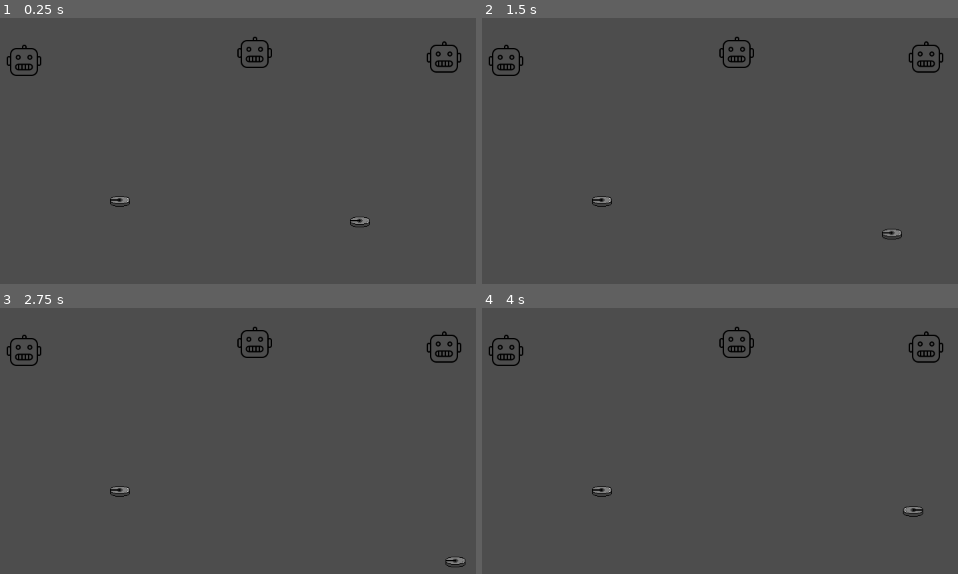
Above: before the commit, frames 1-4 (two rows, left to right).
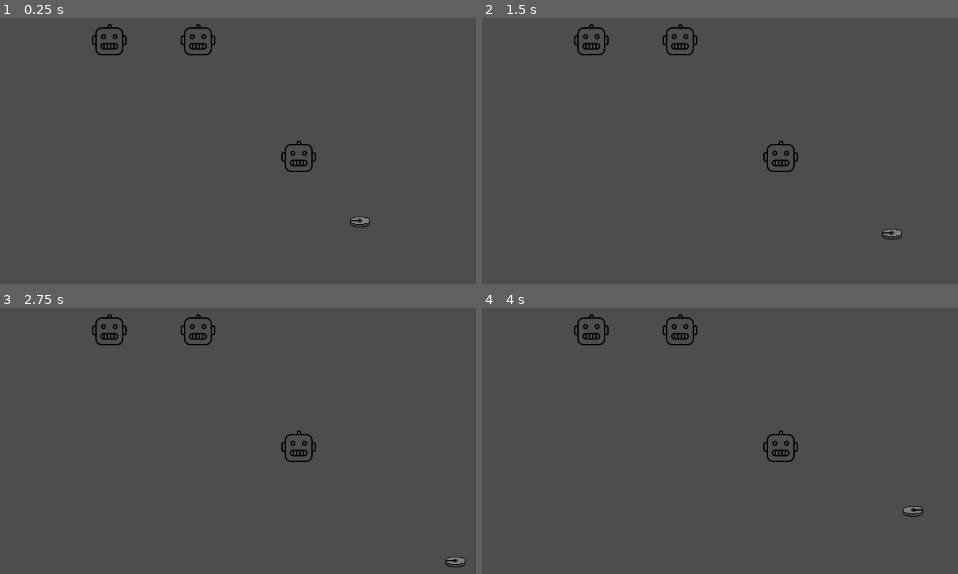
Above: after the commit, the same moments.

Repository: Black-Sheep-Studios/wire-hacking-robots
Game: Godot game, scene res://game.tscn
Two runs of this game, one before a commit and one after it. Both use one fixed random seed, a clock stepped at 60 frames per second and the inputs below.
Inputs (mouse positions are in pixels of both pictures, inside the frame that each line leads up to):
- Up to frame 1 (0.25 s): no input
- Up to frame 2 (1.5 s): tap Enter at 0.5 s; move the mouse to (outside the picture) at 0.52 s; hold D (move_right) 0.53-1.28 s; tap Space (primary_action) at 0.6, 1.35 s; move the mouse to (677, 212) at 1.27 s; hold S (move_down) from 1.28 s (still down)
- Up to frame 3 (2.75 s): move the mouse to (433, 393) at 2.02 s; release S (move_down) at 2.03 s; hold D (move_right) from 2.03 s (still down); tap Space (primary_action) at 2.1 s
- Up to frame 4 (4 s): tap Space (primary_action) at 2.75, 2.85, 3.6 s; move the mouse to (796, 560) at 2.77 s; release D (move_right) at 2.78 s; hold W (move_up) 2.78-3.53 s; move the mouse to (outside the picture) at 3.52 s; hold A (move_left) from 3.53 s (still down)

The runs differ from the first frame. In frame 1, 1.6% of the frame differs, in the area x 1-97%, y 2-72%; in frame 2, 1.6%; in frame 3, 1.6%; in frame 4, 1.6%.

Commit message:
entity revamp: interactions, conditions, and triggers

Diff:
--- /dev/null
+++ b/game/entities/condition.gd
@@ -0,0 +1,9 @@
+class_name Condition
+
+extends Node
+
+var is_satisfied: bool = false
+
+
+func check() -> bool:
+	return is_satisfied
--- /dev/null
+++ b/game/entities/hack_interaction.gd
@@ -0,0 +1,40 @@
+class_name HackInteraction
+
+extends Interaction
+
+
+@export var hack_scene: PackedScene
+@export var fail_triggers: Array[Trigger]
+@export var success_triggers: Array[Trigger]
+
+
+func interact(interactor: Node) -> Result:
+	print("Interacting with hack interaction")
+	var result = Result.new()
+
+	if not conditions_satisified():
+		print("Conditions not satisfied")
+		return result
+
+	if not interactor.can_do(RobotCharacter.Abilities.HACK):
+		print("Interactor can't hack")
+		return result
+
+	print("Starting hack")
+	var hack: HackScene = hack_scene.instantiate()
+	hack.hack_succeeded.connect(_on_success)
+	hack.hack_failed.connect(_on_failure)
+
+	result.hack = hack
+	result.success = true
+	return result
+
+
+func _on_success() -> void:
+	for trigger in success_triggers:
+		trigger.activate()
+
+
+func _on_failure() -> void:
+	for trigger in fail_triggers:
+		trigger.activate()
--- /dev/null
+++ b/game/entities/interaction.gd
@@ -0,0 +1,31 @@
+class_name Interaction
+
+extends Node
+
+
+func interact(_interactor: Node) -> Result:
+	push_error("Interaction.interact() called; must be overridden in derived class")
+	return null
+
+
+func conditions_satisified() -> bool:
+	var conditions: Array[Condition]
+	for child in get_children():
+		if child is Condition:
+			conditions.append(child)
+
+	for condition in conditions:
+		if not condition.check():
+			return false
+
+	return true
+
+
+class Result:
+	enum Type {
+		HACK
+	}
+
+	var type: Type
+	var success: bool
+	var hack: HackScene
--- /dev/null
+++ b/game/entities/lock_condition.gd
@@ -0,0 +1,13 @@
+class_name LockCondition
+
+extends Condition
+
+
+func _ready() -> void:
+	for child in get_children():
+		if child is Trigger:
+			child.activated.connect(unlock)
+
+
+func unlock() -> void:
+	is_satisfied = true
--- /dev/null
+++ b/game/entities/open_interaction.gd
@@ -0,0 +1,22 @@
+class_name OpenInteraction
+
+extends Interaction
+
+@export var target: Trigger
+
+
+func interact(interactor: Node) -> Result:
+	var result: Result = Result.new()
+
+	if not conditions_satisified():
+		print("Conditions not satisfied")
+		return result
+
+	if not interactor.can_do(RobotCharacter.Abilities.DOORS):
+		print("Interactor can't open doors")
+		return result
+
+	target.activate()
+
+	result.success = true
+	return result
--- /dev/null
+++ b/game/entities/trigger.gd
@@ -0,0 +1,8 @@
+class_name Trigger
+
+extends Node
+
+signal activated
+
+func activate() -> void:
+	activated.emit()
--- a/game/hack_scene.gd
+++ b/game/hack_scene.gd
@@ -7,10 +7,6 @@
 signal hack_cancelled
 
 var _player_hack_controller: PlayerHackController
-
-func _init() -> void:
-	# minigames should still animate and process normally when the game is paused
-	process_mode = ProcessMode.PROCESS_MODE_ALWAYS
 
 
 func _ready() -> void:
--- a/game/player/player_robot_controller.gd
+++ b/game/player/player_robot_controller.gd
@@ -9,7 +9,9 @@
 
 func process(delta: float) -> void:
 	if Input.is_action_just_pressed("menu"):
-		_scene_manager.set_active_scene(_pause_menu_scene, true)
+		var pause_scene: Scene = _pause_menu_scene.instantiate()
+		_scene_manager.set_active_scene(pause_scene, true)
+		return
 
 	if !current_robot: return
 
@@ -39,15 +41,17 @@
 		_process_interact_result(action_result.interact_result)
 
 
-func _process_interact_result(interact_result: Interactable.Result) -> void:
-	if !interact_result.success: return
-
-	if [Interactable.Result.Type.CODEHACK, Interactable.Result.Type.WIREHACK].has(interact_result.type):
-		_scene_manager.set_active_scene(interact_result.minigame, true)
+func _process_interact_result(interact_result: Interaction.Result) -> void:
+	if interact_result.hack:
+		_scene_manager.set_active_scene(interact_result.hack)
 
 
-func _get_interact_target() -> Interactable:
+func _get_interact_target() -> Interaction:
 	var current_aimed_object: Object = current_robot.aim_raycast.get_collider()
-	if current_aimed_object is Interactable:
-		return current_aimed_object
+	if !current_aimed_object: return null
+
+	var interaction: Interaction = Util.find_child(current_aimed_object, Interaction)
+	if interaction:
+		return interaction
+
 	return null
--- a/game/robot/robot_character.gd
+++ b/game/robot/robot_character.gd
@@ -57,7 +57,7 @@
 	return _abilities.has(ability)
 
 
-func _interact(target: Node2D) -> Interactable.Result:
+func _interact(target: Interaction) -> Interaction.Result:
 	return target.interact(self)
 
 
@@ -66,9 +66,9 @@
 	var delta: float
 	var movement_direction: Vector2
 	var aim_direction: Vector2
-	var interact_target: Node2D
+	var interact_target: Interaction
 	var attack: bool
 
 
 class ActionResult:
-	var interact_result: Interactable.Result
+	var interact_result: Interaction.Result
--- a/game/scene_manager.gd
+++ b/game/scene_manager.gd
@@ -20,8 +20,11 @@
 
 
 func _ready() -> void:
-	if start_scene != null:
-		set_active_scene(start_scene, true)
+	if not start_scene:
+		push_error("SceneManager._ready: start_scene not set")
+		return
+
+	set_active_scene(start_scene.instantiate(), true)
 
 
 func get_active_scene() -> Scene:
@@ -39,14 +42,15 @@
 	return scenes
 
 
-func set_active_scene(packed_scene: PackedScene, pause: bool = false, replace: bool = false) -> void:
-	print("SceneManager.set_active_scene: ", packed_scene, " replace: ", replace)
+func set_active_scene(scene: Scene, pause: bool = false, replace: bool = false) -> void:
+	print("SceneManager.set_active_scene: ", scene, " replace: ", replace)
 	if replace: _free_scenes()
 
 	if pause:
 		get_tree().paused = true
 
-	var scene = _init_scene(packed_scene)
+	add_child(scene)
+	scene.init(self)
 	scene_changed.emit(scene)
 
 
@@ -64,13 +68,6 @@
 	scene_changed.emit(new_active_scene)
 
 
-func _init_scene(packed_scene: PackedScene) -> Scene:
-	var scene = packed_scene.instantiate()
-	add_child(scene)
-	scene.init(self)
-	return scene
-
-
 func _free_scenes() -> void:
 	var active_scenes: Array[Scene] = get_active_scenes()
 	for active_scene in active_scenes:
--- a/game/world/door.gd
+++ b/game/world/door.gd
@@ -1,22 +1,18 @@
 class_name Door
 
-extends Interactable
+extends Node2D
 
 
-@export var is_open: bool = false
+@onready var sprite: Sprite2D = $Sprite
+@export var open_trigger: Trigger
+
+var is_open: bool = false
 
 
-func interact(interactor: Node2D) -> Result:
-	var result: Result = Result.new()
-	var can_open: bool = interactor.can_do(RobotCharacter.Abilities.DOORS)
+func _ready() -> void:
+	open_trigger.activated.connect(_toggle)
 
-	if can_open:
-		result.success = true
-		if is_open:
-			is_open = false
-			print("Door closed!")
-		else:
-			is_open = true
-			print("Door opened!")
 
-	return result
+func _toggle() -> void:
+	is_open = !is_open
+	print("Door ", get_path(), " is open:", is_open)
--- a/game/world/hack.gd
+++ /dev/null
@@ -1,18 +0,0 @@
-class_name Hack
-
-extends Interactable
-
-
-@export var hack_scene: PackedScene
-
-
-func interact(interactor: Node2D) -> Result:
-	var result: Result = Result.new()
-	var can_hack: bool = interactor.can_do(RobotCharacter.Abilities.HACK)
-
-	if can_hack:
-		result.type = Result.Type.WIREHACK
-		result.success = true
-		result.minigame = hack_scene
-
-	return result
--- a/game/world/interactable.gd
+++ /dev/null
@@ -1,22 +0,0 @@
-class_name Interactable
-
-extends Node2D
-
-
-func interact(_interactor: Node2D) -> Result:
-	push_error("Interactable is missing interact implementation! %s" % get_path())
-	return null
-
-
-class Result:
-	# Type is used to signal back to the interactor that something else needs to happen
-	# after the interaction, e.g. starting a minigame or loading a new level
-	enum Type {
-		TERMINAL, # the interaction resolves itself, nothing else needs to happen
-		WIREHACK, # start a wirehack minigame
-		CODEHACK, # start a codehack minigame
-	}
-
-	var type: Type = Type.TERMINAL
-	var success: bool = false
-	var minigame: PackedScene
--- a/scenes/test/test_overworld.tscn
+++ b/scenes/test/test_overworld.tscn
@@ -6,24 +6,24 @@
 [ext_resource type="PackedScene" uid="uid://56osf625muiq" path="res://scenes/pause_menu.tscn" id="3_h8k3s"]
 [ext_resource type="Script" path="res://game/robot/robot_stats.gd" id="4_fhs0o"]
 [ext_resource type="Script" path="res://game/world/door.gd" id="5_871bv"]
+[ext_resource type="Script" path="res://game/entities/trigger.gd" id="6_h3vra"]
 [ext_resource type="Texture2D" uid="uid://b8hjnp51lroil" path="res://assets/graphics/temp_robot.svg" id="6_kndo3"]
-[ext_resource type="Script" path="res://game/world/hack.gd" id="8_dsylr"]
+[ext_resource type="Script" path="res://game/entities/open_interaction.gd" id="6_lyq78"]
 [ext_resource type="PackedScene" uid="uid://du5i0mh3mkwuq" path="res://scenes/test/test_hack_scene.tscn" id="9_3afsu"]
-[ext_resource type="Script" path="res://game/world/interactable.gd" id="10_seo36"]
+[ext_resource type="Script" path="res://game/entities/hack_interaction.gd" id="10_phr4h"]
 
 [sub_resource type="Resource" id="Resource_1j45n"]
 script = ExtResource("4_fhs0o")
 move_speed = 100
 
-[sub_resource type="CircleShape2D" id="CircleShape2D_7gysx"]
-radius = 24.0208
+[sub_resource type="RectangleShape2D" id="RectangleShape2D_48kf8"]
+size = Vector2(41, 42)
 
-[sub_resource type="Resource" id="Resource_sjfkt"]
-script = ExtResource("4_fhs0o")
-move_speed = 100
+[sub_resource type="RectangleShape2D" id="RectangleShape2D_t8f5p"]
+size = Vector2(41, 40)
 
-[sub_resource type="CircleShape2D" id="CircleShape2D_e1d8f"]
-radius = 23.0217
+[sub_resource type="RectangleShape2D" id="RectangleShape2D_im05h"]
+size = Vector2(39, 41)
 
 [node name="TestOverworld" type="Node2D"]
 script = ExtResource("1_eur80")
@@ -38,41 +38,51 @@
 _stats = SubResource("Resource_1j45n")
 _abilities = Array[int]([0, 1])
 
-[node name="Door" type="StaticBody2D" parent="."]
-position = Vector2(105, 105)
+[node name="Door" type="StaticBody2D" parent="." node_paths=PackedStringArray("open_trigger")]
+position = Vector2(517, 249)
 script = ExtResource("5_871bv")
+open_trigger = NodePath("OpenTrigger")
 
-[node name="Sprite2D" type="Sprite2D" parent="Door"]
+[node name="OpenInteraction" type="Node" parent="Door" node_paths=PackedStringArray("target")]
+script = ExtResource("6_lyq78")
+target = NodePath("../OpenTrigger")
+
+[node name="OpenTrigger" type="Node" parent="Door"]
+script = ExtResource("6_h3vra")
+
+[node name="Sprite" type="Sprite2D" parent="Door"]
 texture = ExtResource("6_kndo3")
 
 [node name="CollisionShape2D" type="CollisionShape2D" parent="Door"]
-shape = SubResource("CircleShape2D_7gysx")
+position = Vector2(-0.5, 0)
+shape = SubResource("RectangleShape2D_48kf8")
 
-[node name="Hack" type="StaticBody2D" parent="."]
-position = Vector2(451, 93)
-script = ExtResource("8_dsylr")
-hack_scene = ExtResource("9_3afsu")
+[node name="Computer" type="StaticBody2D" parent="."]
+position = Vector2(233, 74)
 
-[node name="Sprite2D" type="Sprite2D" parent="Hack"]
+[node name="CollisionShape2D" type="CollisionShape2D" parent="Computer"]
+position = Vector2(0.5, -1)
+shape = SubResource("RectangleShape2D_t8f5p")
+
+[node name="Sprite2D" type="Sprite2D" parent="Computer"]
 texture = ExtResource("6_kndo3")
 
-[node name="CollisionShape2D" type="CollisionShape2D" parent="Hack"]
-shape = SubResource("CircleShape2D_7gysx")
+[node name="HackInteraction" type="Node" parent="Computer" node_paths=PackedStringArray("success_triggers")]
+script = ExtResource("10_phr4h")
+hack_scene = ExtResource("9_3afsu")
+success_triggers = [NodePath("../../LockedDoor/OpenTrigger")]
 
-[node name="EnemyRobot" parent="." instance=ExtResource("2_c2yuc")]
-position = Vector2(249, 312)
-_stats = SubResource("Resource_sjfkt")
+[node name="LockedDoor" type="StaticBody2D" parent="." node_paths=PackedStringArray("open_trigger")]
+position = Vector2(366, 74)
+script = ExtResource("5_871bv")
+open_trigger = NodePath("OpenTrigger")
 
-[node name="AlertTrigger" type="Node" parent="EnemyRobot"]
+[node name="CollisionShape2D" type="CollisionShape2D" parent="LockedDoor"]
+position = Vector2(0.5, -0.5)
+shape = SubResource("RectangleShape2D_im05h")
 
-[node name="Hackable Door" type="StaticBody2D" parent="."]
-position = Vector2(735, 100)
-script = ExtResource("10_seo36")
-
-[node name="Sprite2D" type="Sprite2D" parent="Hackable Door"]
+[node name="Sprite2D" type="Sprite2D" parent="LockedDoor"]
 texture = ExtResource("6_kndo3")
 
-[node name="CollisionShape2D" type="CollisionShape2D" parent="Hackable Door"]
-shape = SubResource("CircleShape2D_e1d8f")
-
-[node name="Hack" type="Node" parent="Hackable Door"]
+[node name="OpenTrigger" type="Node" parent="LockedDoor"]
+script = ExtResource("6_h3vra")
Not shown: 1 places in scenes/test/test_overworld.tscn that only renumber resources
